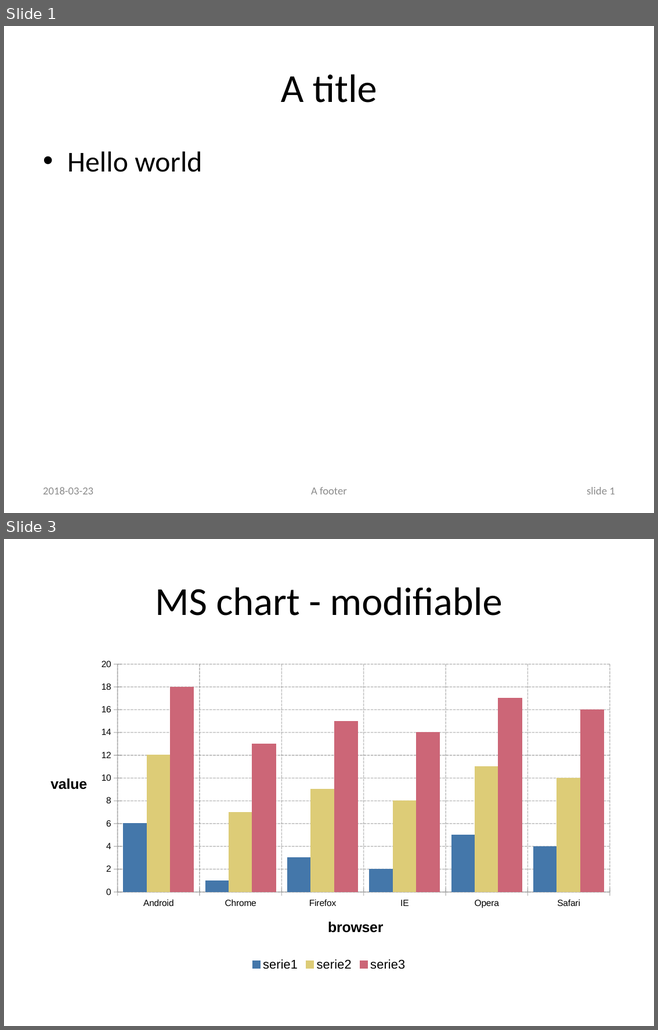
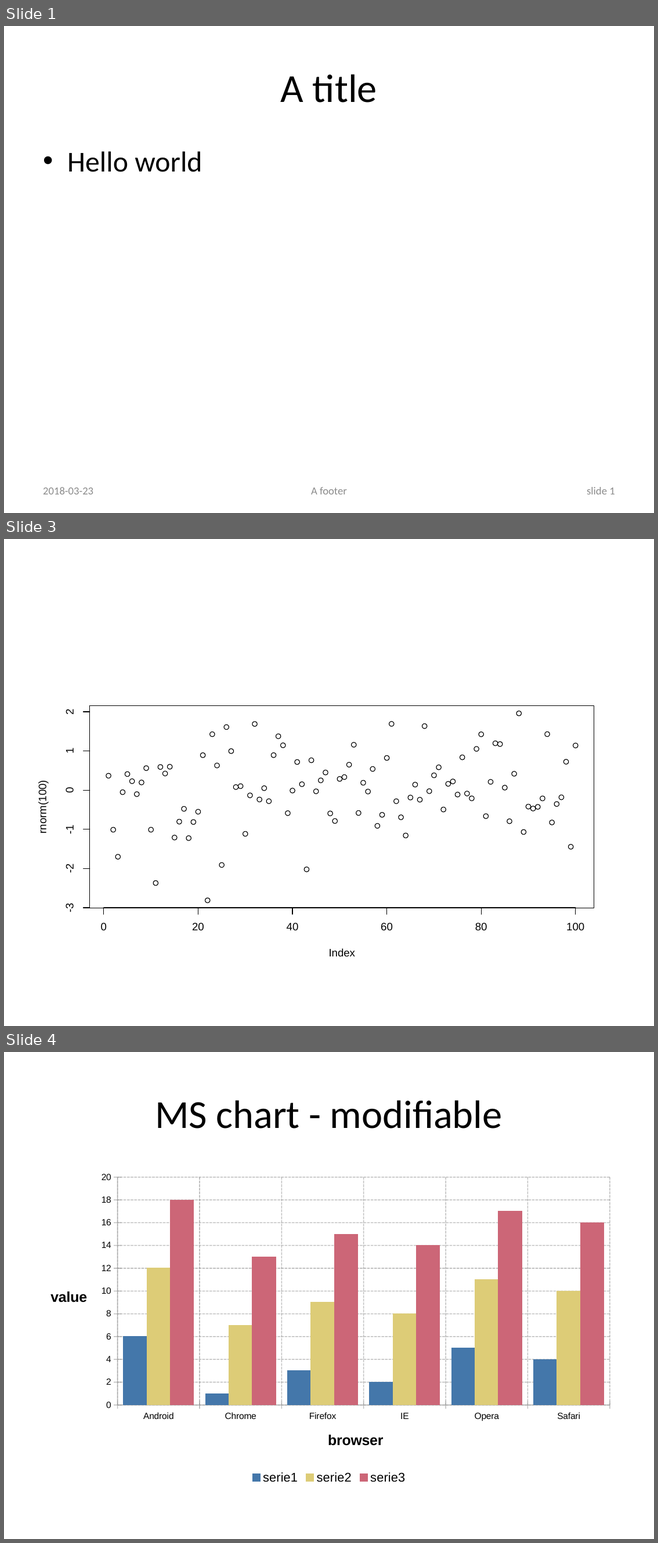
Before and after one commit to RECON-gathering-March-2018/wordexcel-reports, a slide deck: Output/expamle.pptx. Shown one above the other, each under a label of ours: slides 1 and 3 before the commit, slides 1, 3 and 4 after it; the slides between them are not shown. The pictures are 658x1030 and 658x1543 pixels, drawn with LibreOffice and Linux fonts; fonts in the diff are those of the drawing. Boxes give left, top, right and bottom in pixels: in the first picture for what was removed or moved away, otherwise in the second. Text is boxed around its words. In the diff, an @@ line names an element or a change of style, - is before the commit and + after.

```diff
--- a/Output/expamle.pptx
+++ b/Output/expamle.pptx
@@ slide 3 added at (4, 539, 654, 1026), background #FFFFFF @@
@@ group added at (36, 653, 621, 974): 100 ellipses, 15 freeform shapes, 14 texts, 1 rectangle @@
+0
+20
+40
+60
+80
+100
+-3
+-2
+-1
+0
+1
+2
+Index
+rnorm(100)
@@ what was slide 3 is now slide 4 @@
```
Also in this commit, not shown: 2 other files.
